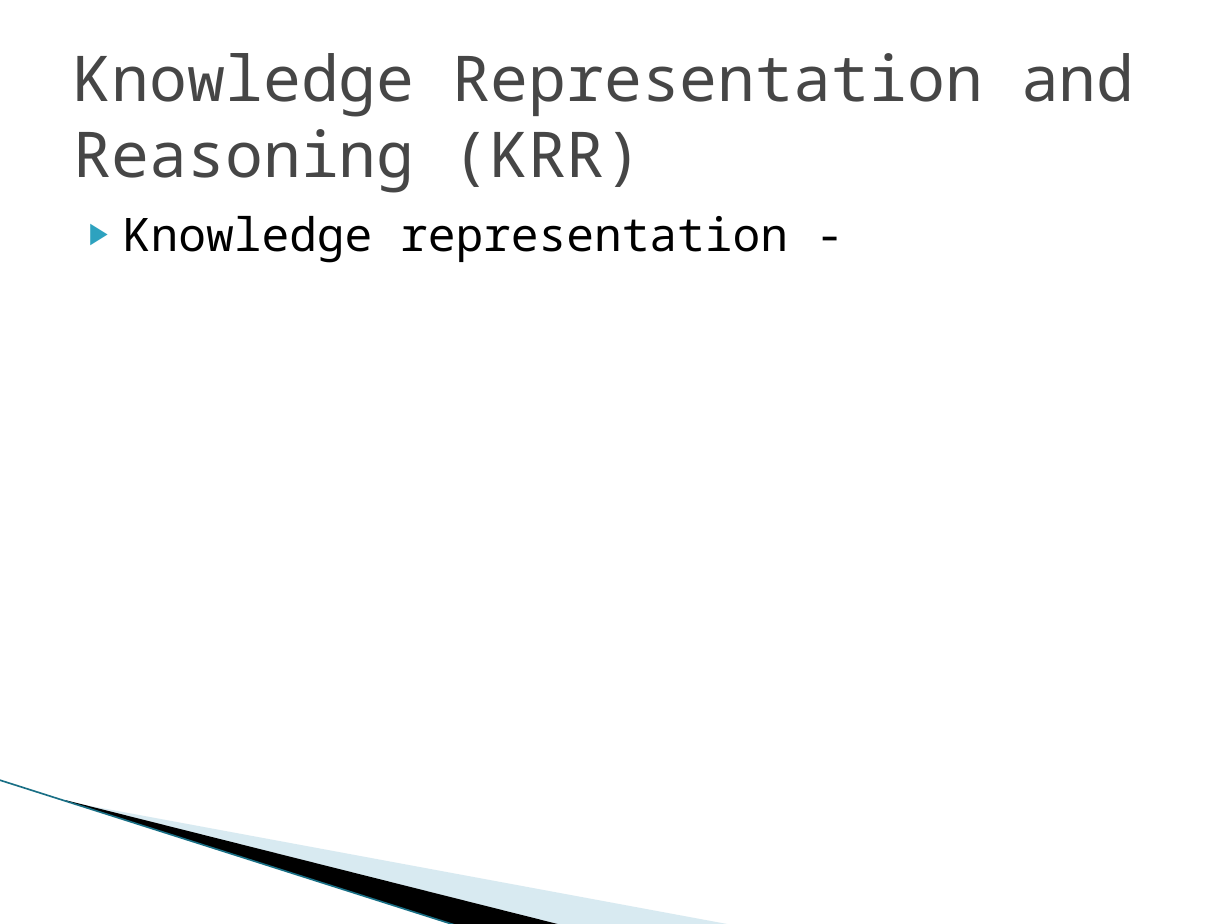
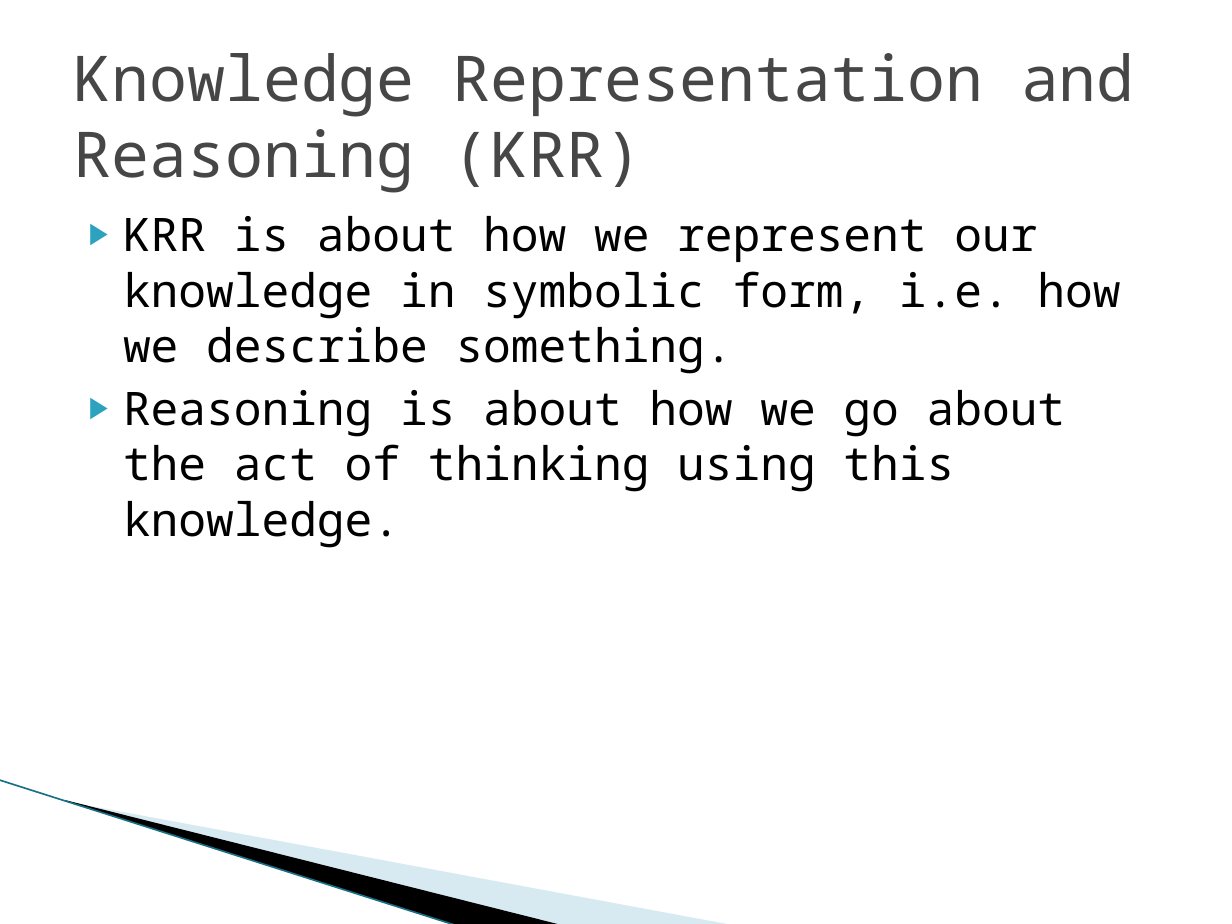
Before and after one commit to gspandy/drools-presentation-and-examples, a slide deck: slide 2 of drools-business-rules-engine.pptx (slide 3 before the commit). Drawn at 1232x924 pixels with LibreOffice and Linux fonts; fonts in the diff are those of the drawing; background and template pictures are left out. Boxes give left, top, right and bottom in pixels: in the first picture for what was removed or moved away, otherwise in the second. Text is boxed around its words. In the diff, an @@ line names an element or a change of style, - is before the commit and + after.

```diff
--- a/drools-business-rules-engine.pptx
+++ b/drools-business-rules-engine.pptx
@@ text at (x1=123, y1=216, x2=1120, y2=548): text changed @@
-▶ Knowledge representation -
+▶ KRR is about how we represent our knowledge in symbolic form, i.e. how we describe something.
+▶ Reasoning is about how we go about the act of thinking using this knowledge.
```
Also in this commit, not shown: 5 slides added, 1 slide removed, 16 other files.
